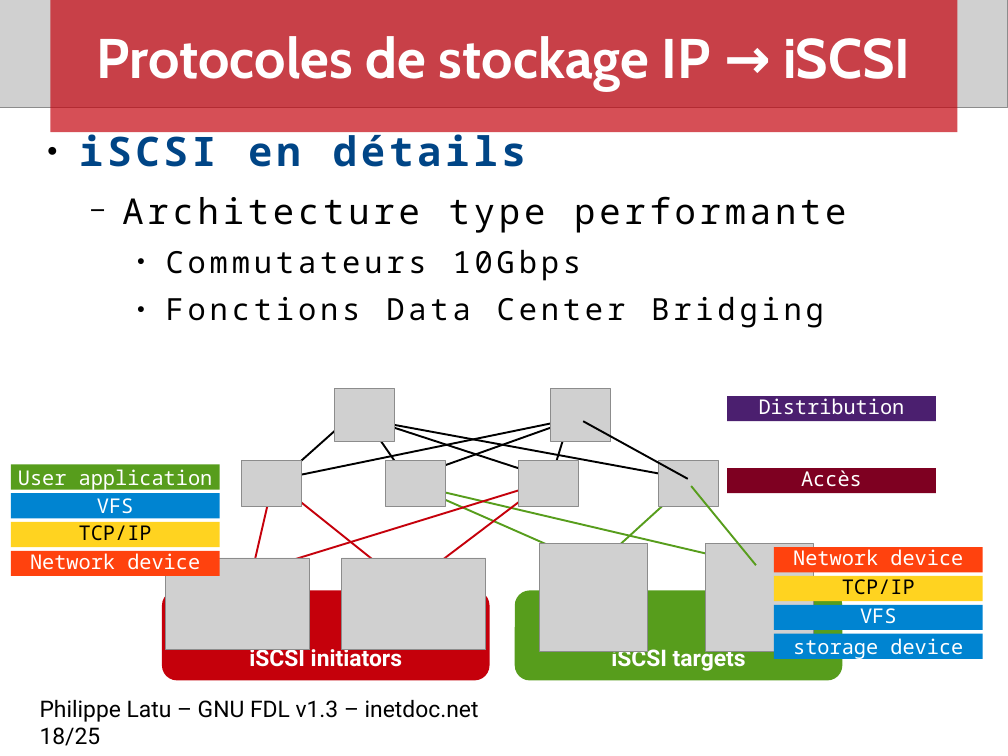
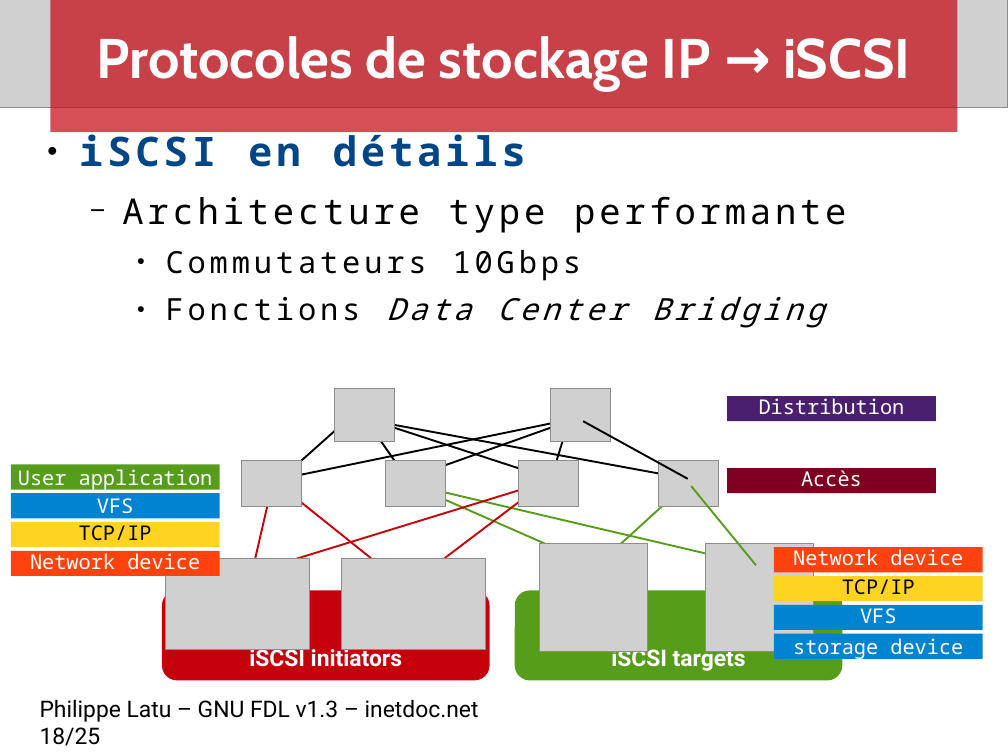
Before and after one commit to platu/inetdoc, a slide deck: slide 18 of presentations/net-storage/net-storage.odp. Drawn at 1008x756 pixels with LibreOffice and Linux fonts; fonts in the diff are those of the drawing; grey boxes stand for pictures. Boxes give left, top, right and bottom in pixels: in the first picture for what was removed or moved away, otherwise in the second. Text is boxed around its words. In the diff, an @@ line names an element or a change of style, - is before the commit and + after.

Commit message:
Révision présentation stockage réseau

```diff
--- a/presentations/net-storage/net-storage.odp
+++ b/presentations/net-storage/net-storage.odp
@@ text at (166, 296, 825, 328): italic on in "Data Center Bridging" @@
```
Also in this commit, not shown: 10 other slides changed.
